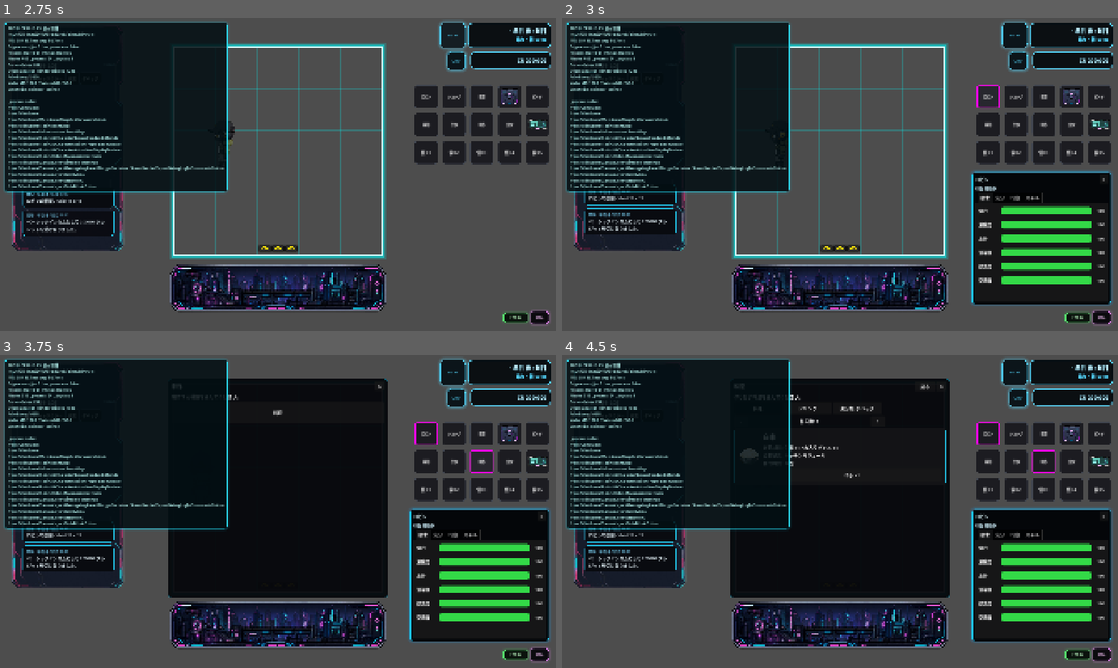
Above: before the commit, frames 1-4 (two rows, left to right).
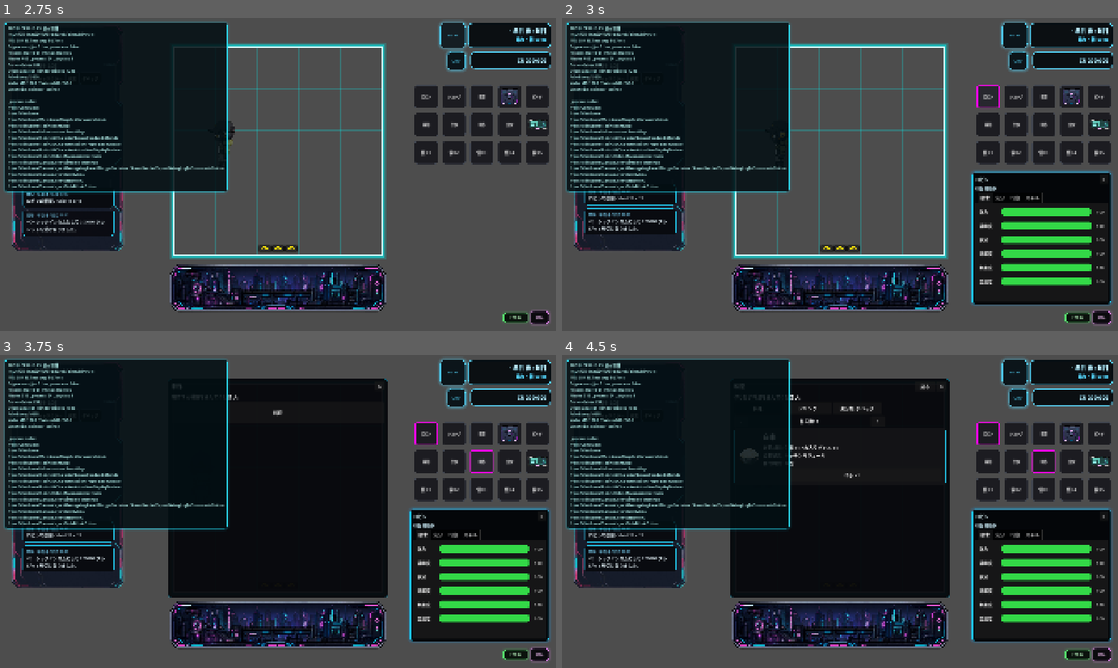
Above: after the commit, the same moments.

Repository: grimoire1089-coder/optimistic
Game: Godot game, scene res://Scenes/Boot/TitleScene.tscn
Two runs of this game, one before a commit and one after it. Both use one fixed random seed, a clock stepped at 60 frames per second and the inputs below. Sound files missing from this copy of the repository are replaced by a short silence.
Inputs:
- Up to frame 1 (2.75 s): click "はじめる" at 0.5 s; click "BGM" at 1.25 s; click "OFF" at 2 s
- Up to frame 2 (3 s): click "ロビン" at 2.75 s
- Up to frame 3 (3.75 s): click "制作" at 3.5 s
- Up to frame 4 (4.5 s): click "料理" at 4.25 s

Frame 1 is identical in both runs. In frame 2, 1.4% of the frame differs, in the area x 74-98%, y 60-86%; in frame 3, 1.4%; in frame 4, 1.4%.

Commit message:
Adjust needs panel spacing

Diff:
--- a/Scenes/UI/CharacterNeeds/CharacterNeedsPanel.tscn
+++ b/Scenes/UI/CharacterNeeds/CharacterNeedsPanel.tscn
@@ -4,12 +4,20 @@
 
 [node name="CharacterNeedsPanel" type="PanelContainer"]
 script = ExtResource("1_3dghs")
+bar_height = 26.0
+row_min_height = 38.0
+row_separation = 10
+need_name_width = 74.0
+need_value_width = 40.0
+need_font_size = 15
 
 [node name="MarginContainer" type="MarginContainer" parent="."]
-theme_override_constants/margin_left = 12
-theme_override_constants/margin_top = 10
-theme_override_constants/margin_right = 12
-theme_override_constants/margin_bottom = 10
+theme_override_constants/margin_left = 14
+theme_override_constants/margin_top = 14
+theme_override_constants/margin_right = 14
+theme_override_constants/margin_bottom = 14
 
 [node name="Rows" type="VBoxContainer" parent="MarginContainer"]
-theme_override_constants/separation = 6
+size_flags_horizontal = 3
+size_flags_vertical = 3
+theme_override_constants/separation = 10
